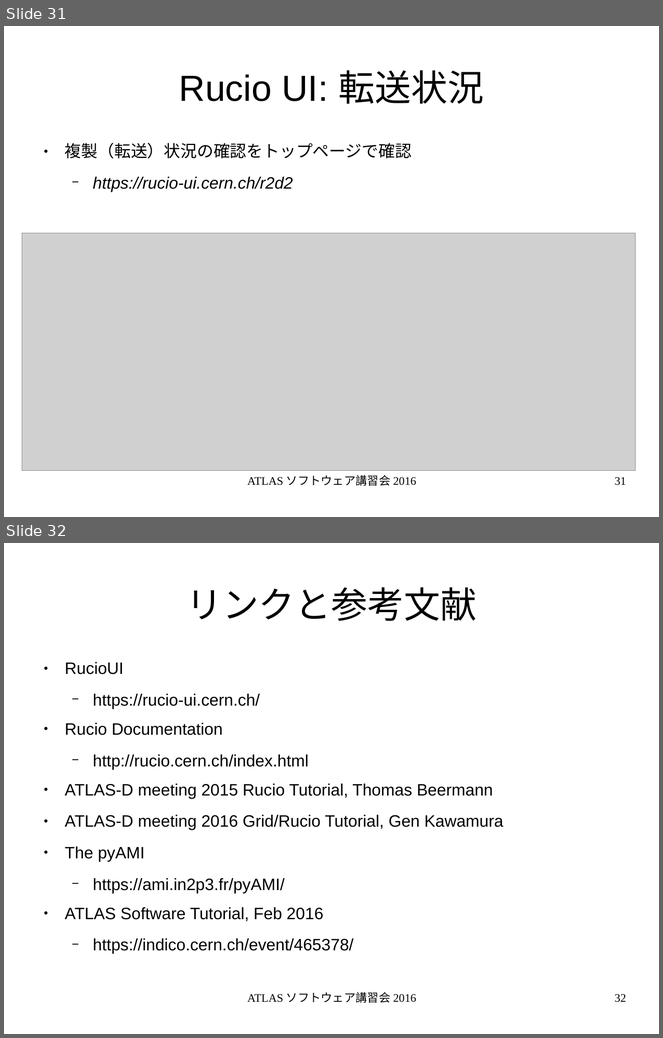
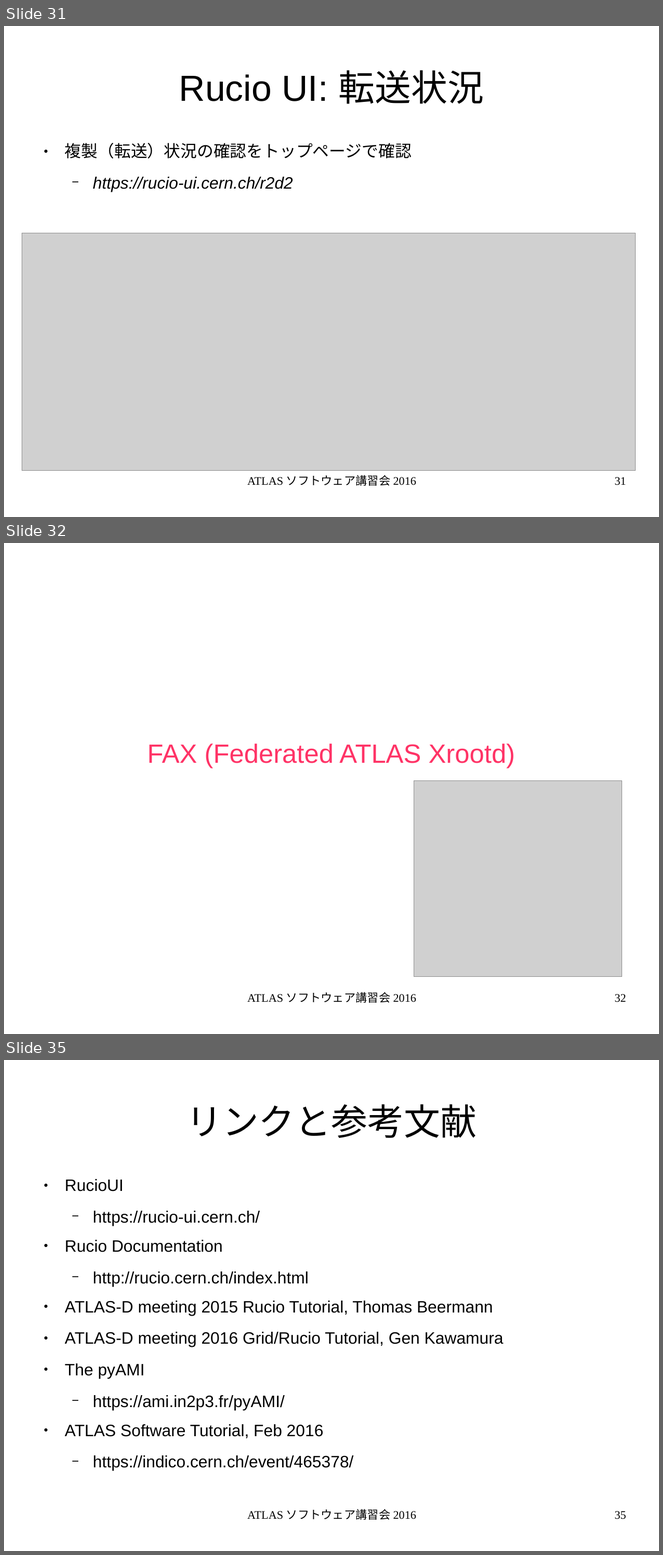
Before and after one commit to GenKawamura/2016-ATLAS-Japan-computing-tutorial, a slide deck: slides/odp/data_management.odp. Shown one above the other, each under a label of ours: slides 31 and 32 before the commit, slides 31, 32 and 35 after it; the slides between them are not shown. The pictures are 663x1038 and 663x1555 pixels, drawn with LibreOffice and Linux fonts; fonts in the diff are those of the drawing; grey boxes stand for pictures. Boxes give left, top, right and bottom in pixels: in the first picture for what was removed or moved away, otherwise in the second. Text is boxed around its words. In the diff, an @@ line names an element or a change of style, - is before the commit and + after.

```diff
--- a/slides/odp/data_management.odp
+++ b/slides/odp/data_management.odp
@@ slide 32 added at (x1=4, y1=543, x2=659, y2=1034), background #FFFFFF @@
@@ subtitle added at (x1=148, y1=744, x2=516, y2=769), 32 pt, text #FF3366 @@
+FAX (Federated ATLAS Xrootd)
@@ picture added at (x1=414, y1=781, x2=622, y2=977) @@
@@ text added at (x1=247, y1=992, x2=416, y2=1003), 14 pt, text #000000 @@
+ATLAS ソフトウェア講習会 2016
@@ page number added at (x1=615, y1=994, x2=626, y2=1003), 14 pt, text #000000 @@
+32
@@ what was slide 32 is now slide 35 @@
@@ page number at (x1=615, y1=1511, x2=626, y2=1520): text changed @@
-32
+35
```
Also in this commit, not shown: 2 slides changed, 2 other slides added, 7 other files.
